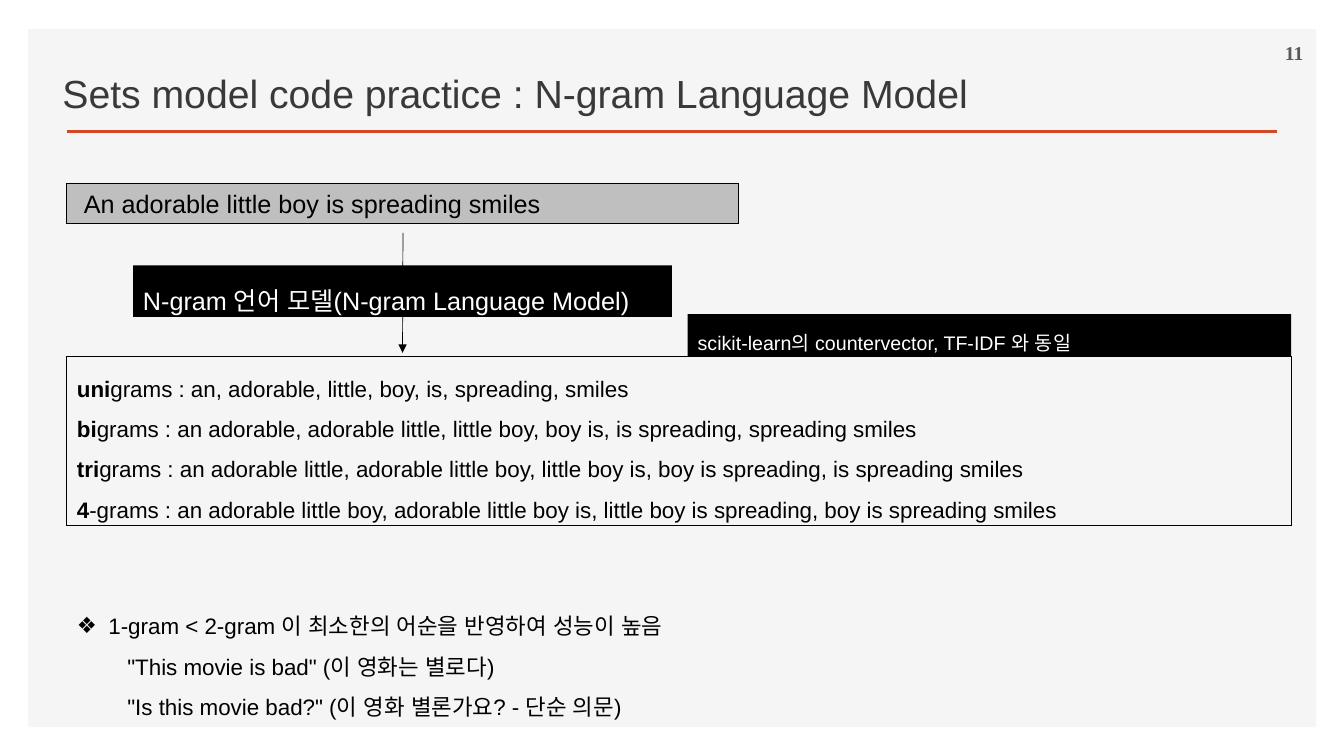
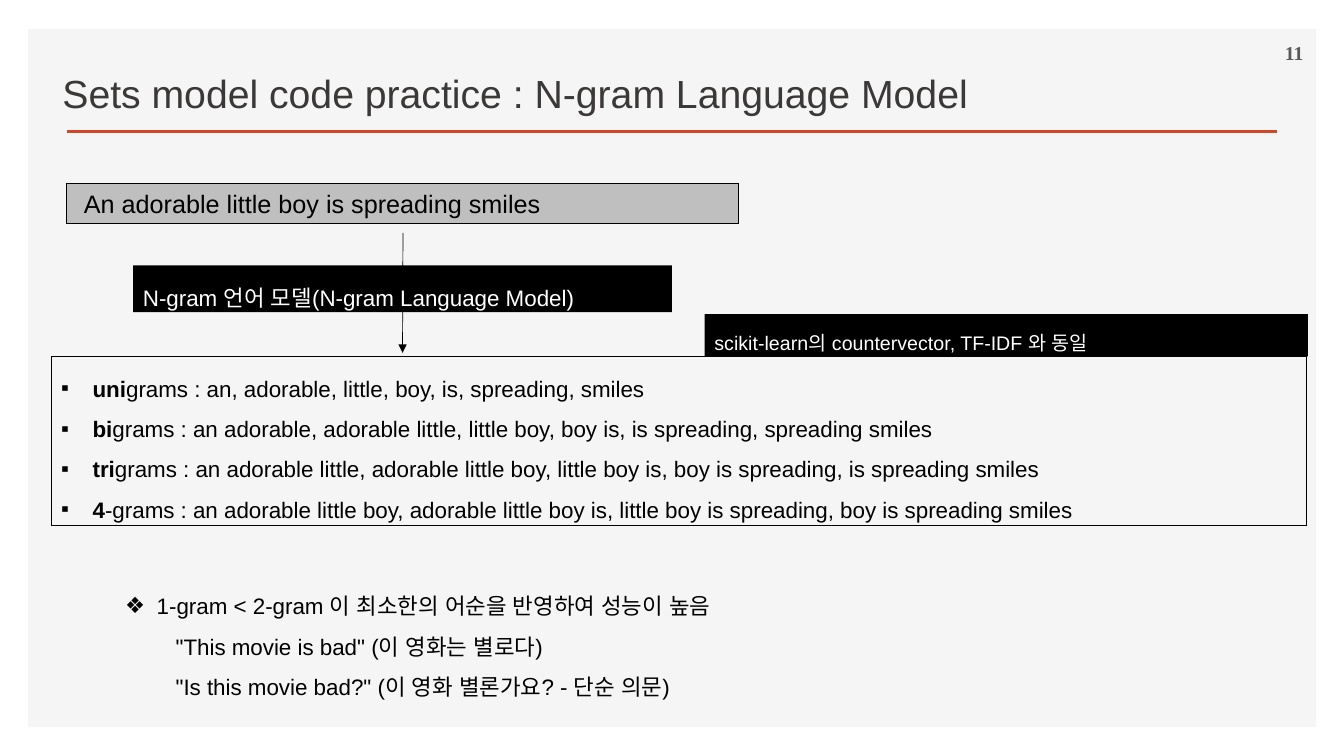
Before and after one commit to ancestor9/2026_Fall_Deep-Learning-with-Python, a slide deck: slide 11 of Chapter 14 Text classification.pptx. Drawn at 1344x756 pixels with LibreOffice and Linux fonts; fonts in the diff are those of the drawing; background and template pictures are left out. Boxes give left, top, right and bottom in pixels: in the first picture for what was removed or moved away, otherwise in the second. Text is boxed around its words. In the diff, an @@ line names an element or a change of style, - is before the commit and + after.

```diff
--- a/Chapter 14 Text classification.pptx
+++ b/Chapter 14 Text classification.pptx
@@ rectangle "N-gram 언어 모델(N-gram Language Model)" resized from (x1=133, y1=265, x2=673, y2=317) to (x1=133, y1=265, x2=673, y2=312) @@
@@ rectangle "N-gram 언어 모델(N-gram Language Model)" at (x1=133, y1=265, x2=673, y2=312): size 18 to 16 pt @@
@@ rectangle "scikit-learn의 countervector, TF-IDF 와 동일" moved from (x1=688, y1=315, x2=1292, y2=357) to (x1=705, y1=315, x2=1309, y2=357) @@
@@ rectangle "unigrams : an, adorable, little, ..." resized from (x1=67, y1=357, x2=1291, y2=526) to (x1=51, y1=357, x2=1308, y2=526) @@
@@ text in rectangle at (x1=93, y1=380, x2=1072, y2=523): text changed @@
-unigrams : an, adorable, little, boy, is, spreading, smiles
-bigrams : an adorable, adorable little, little boy, boy is, is spreading, spreading smiles
-trigrams : an adorable little, adorable little boy, little boy is, boy is spreading, is spreading smiles
-4-grams : an adorable little boy, adorable little boy is, little boy is spreading, boy is spreading smiles
+▪ unigrams : an, adorable, little, boy, is, spreading, smiles
+▪ bigrams : an adorable, adorable little, little boy, boy is, is spreading, spreading smiles
+▪ trigrams : an adorable little, adorable little boy, little boy is, boy is spreading, is spreading smiles
+▪ 4-grams : an adorable little boy, adorable little boy is, little boy is spreading, boy is spreading smiles
@@ text "1-gram < 2-gram 이 최소한의 ..." moved from (x1=108, y1=615, x2=662, y2=720) to (x1=157, y1=595, x2=710, y2=700) @@
```
Also in this commit, not shown: 4 other slides changed, 1 other file.
